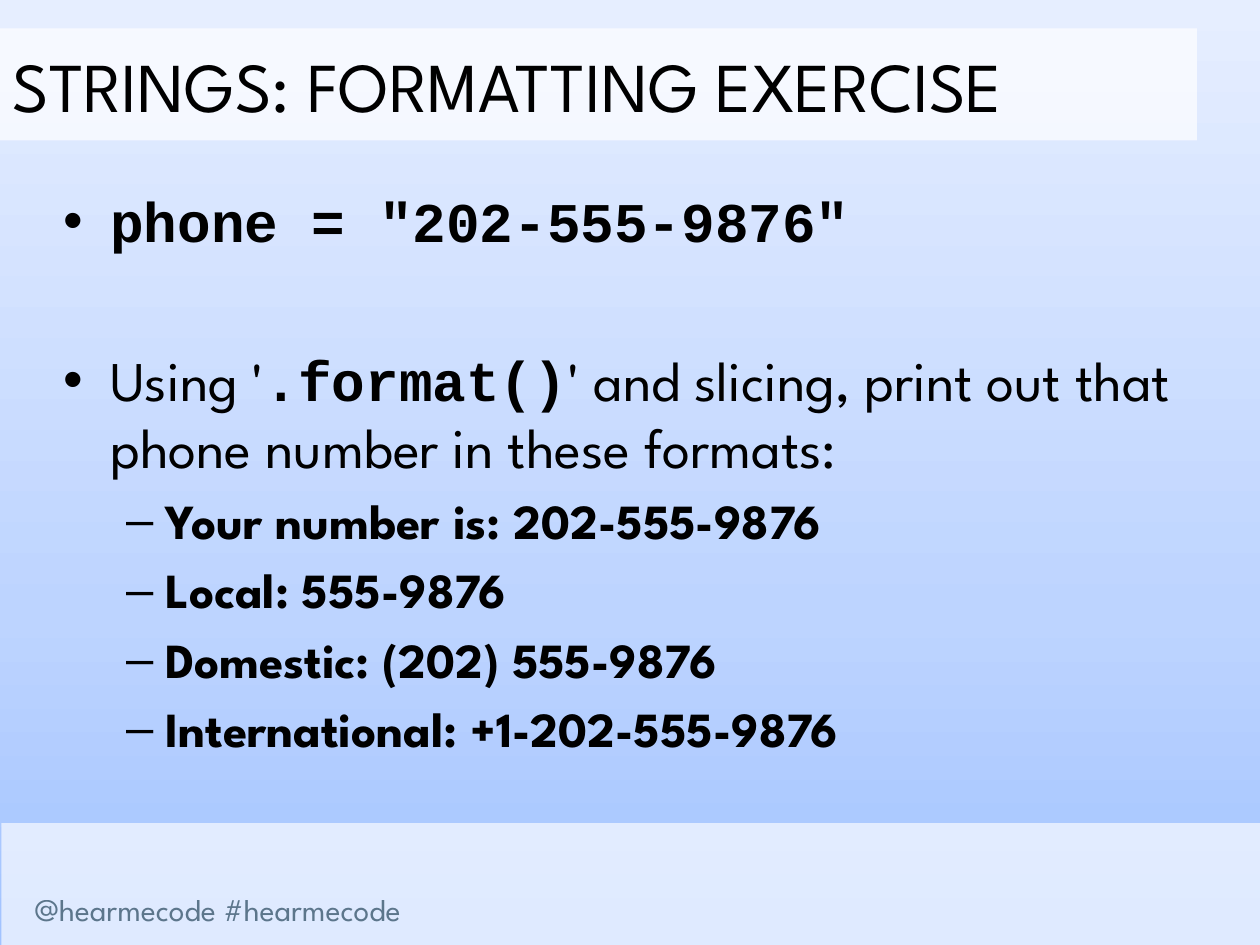
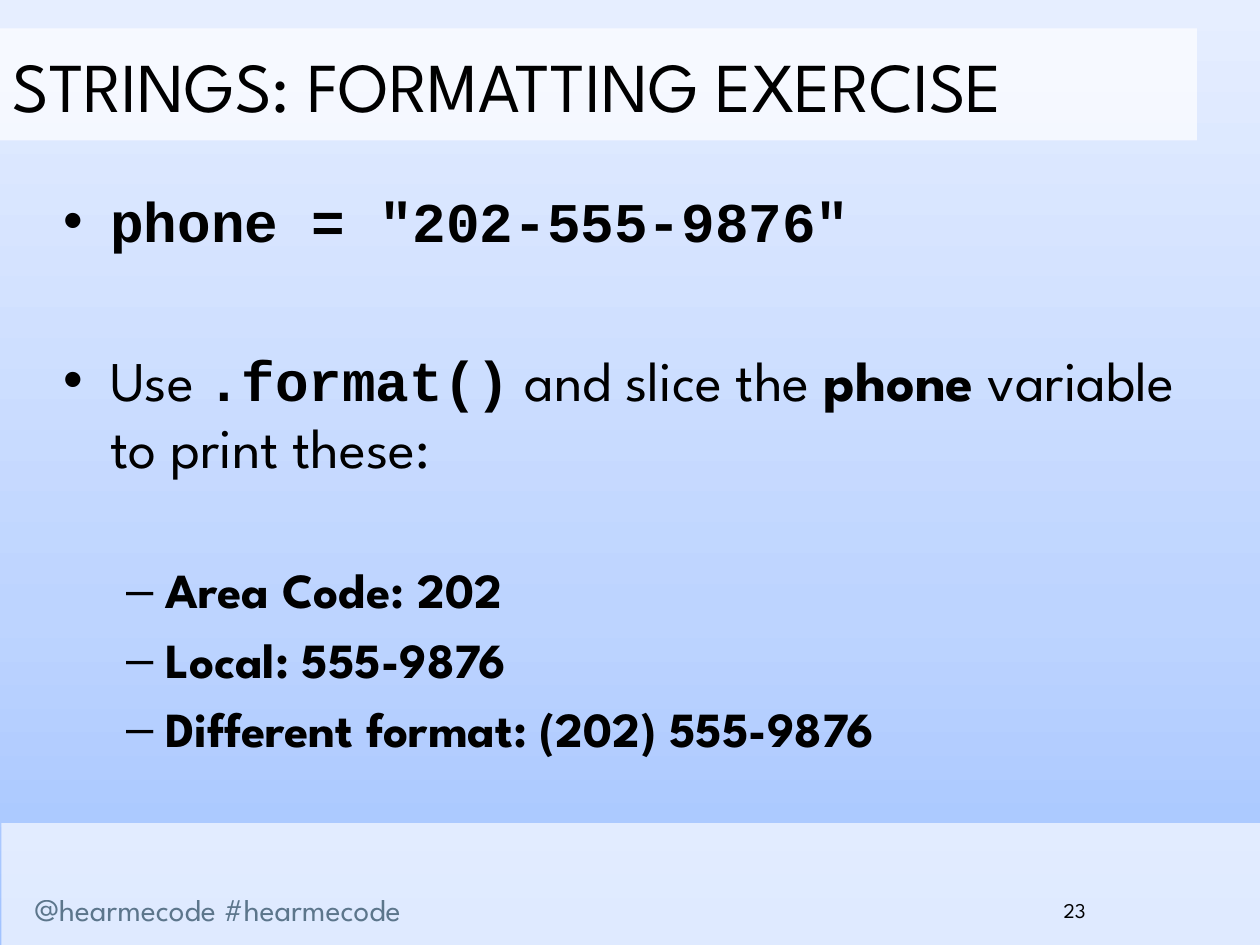
Before and after one commit to hearmecode/slides, a slide deck: slide 23 of Lesson 1/Hear Me Code - Strings and Conditionals.pptx (slide 21 before the commit). Drawn at 1260x945 pixels with LibreOffice and Linux fonts; fonts in the diff are those of the drawing; background and template pictures are left out. Boxes give left, top, right and bottom in pixels: in the first picture for what was removed or moved away, otherwise in the second. Text is boxed around its words. In the diff, an @@ line names an element or a change of style, - is before the commit and + after.

```diff
--- a/Lesson 1/Hear Me Code - Strings and Conditionals.pptx
+++ b/Lesson 1/Hear Me Code - Strings and Conditionals.pptx
@@ text at (x1=110, y1=361, x2=1174, y2=609): text changed @@
-• Using '.format()' and slicing, print out that phone number in these formats:
-  – Your number is: 202-555-9876
+• Use .format() and slice the phone variable to print these:
+  – Area Code: 202
@@ text at (x1=165, y1=712, x2=874, y2=757): text changed @@
-  – Domestic: (202) 555-9876
-  – International: +1-202-555-9876
+  – Different format: (202) 555-9876
@@ page number added at (x1=1064, y1=904, x2=1086, y2=919), 12 pt, text #000000 @@
+23
```
Also in this commit, not shown: 45 other slides changed, 6 slides added, 3 slides removed, 2 other files.
